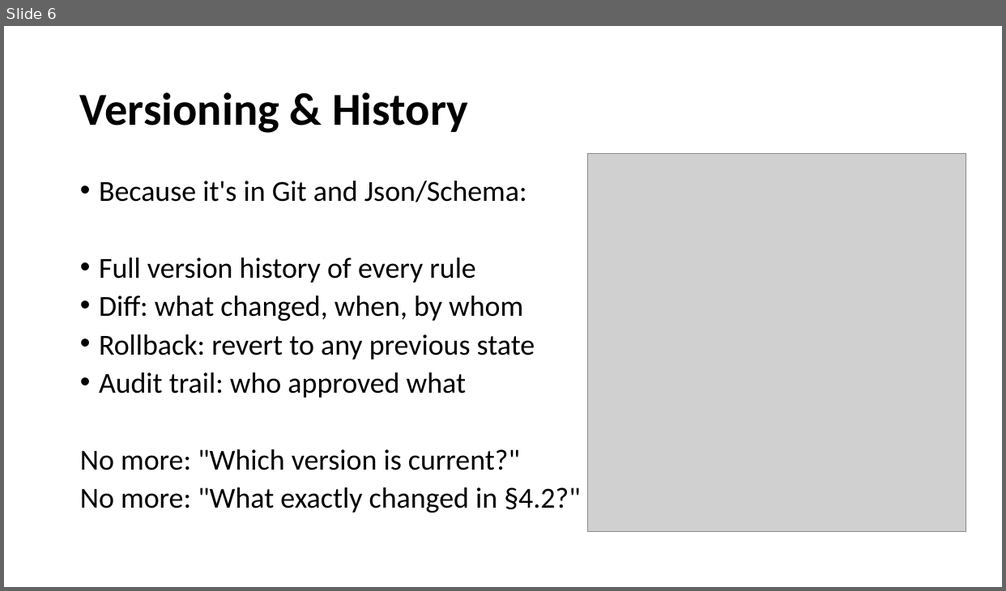
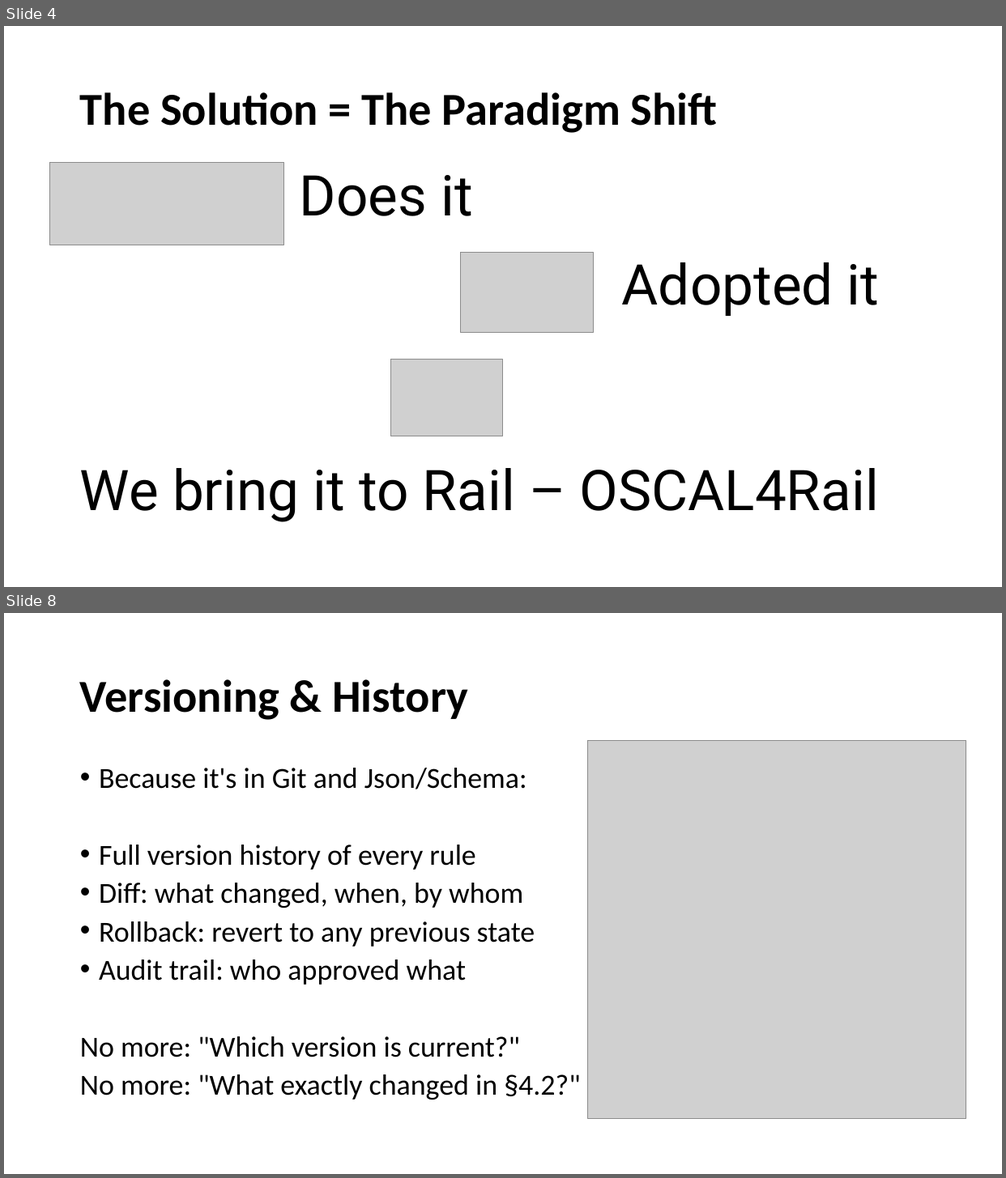
Before and after one commit to OpenRail-Playground/A38, a slide deck: whomakestherules/A38_H4R2026_Ch7.pptx. Shown one above the other, each under a label of ours: slide 6 before the commit, slides 4 and 8 after it; the slides between them are not shown. The pictures are 1006x591 and 1006x1178 pixels, drawn with LibreOffice and Linux fonts; fonts in the diff are those of the drawing; grey boxes stand for pictures; background and template pictures are left out. Boxes give left, top, right and bottom in pixels: in the first picture for what was removed or moved away, otherwise in the second. Text is boxed around its words. In the diff, an @@ line names an element or a change of style, - is before the commit and + after.

```diff
--- a/whomakestherules/A38_H4R2026_Ch7.pptx
+++ b/whomakestherules/A38_H4R2026_Ch7.pptx
@@ slide 4 added at <box>4,26,1002,587</box>, background #FFFFFF @@
@@ title added at <box>80,92,718,133</box>, 44 pt, text #000000, bold @@
+The Solution = The Paradigm Shift
@@ picture added at <box>49,162,284,246</box> @@
@@ text added at <box>300,175,474,216</box>, 54 pt, text #000000 @@
+Does it
@@ picture added at <box>461,252,594,332</box> @@
@@ text added at <box>622,263,880,316</box>, 54 pt, text #000000 @@
+Adopted it
@@ picture added at <box>391,360,503,437</box> @@
@@ text added at <box>80,468,879,523</box>, 54 pt, text #000000 @@
+We bring it to Rail – OSCAL4Rail
@@ what was slide 6 is now slide 8 @@
```
Also in this commit, not shown: 5 slides changed, 2 other slides added, 1 slide removed, 2 other files.
